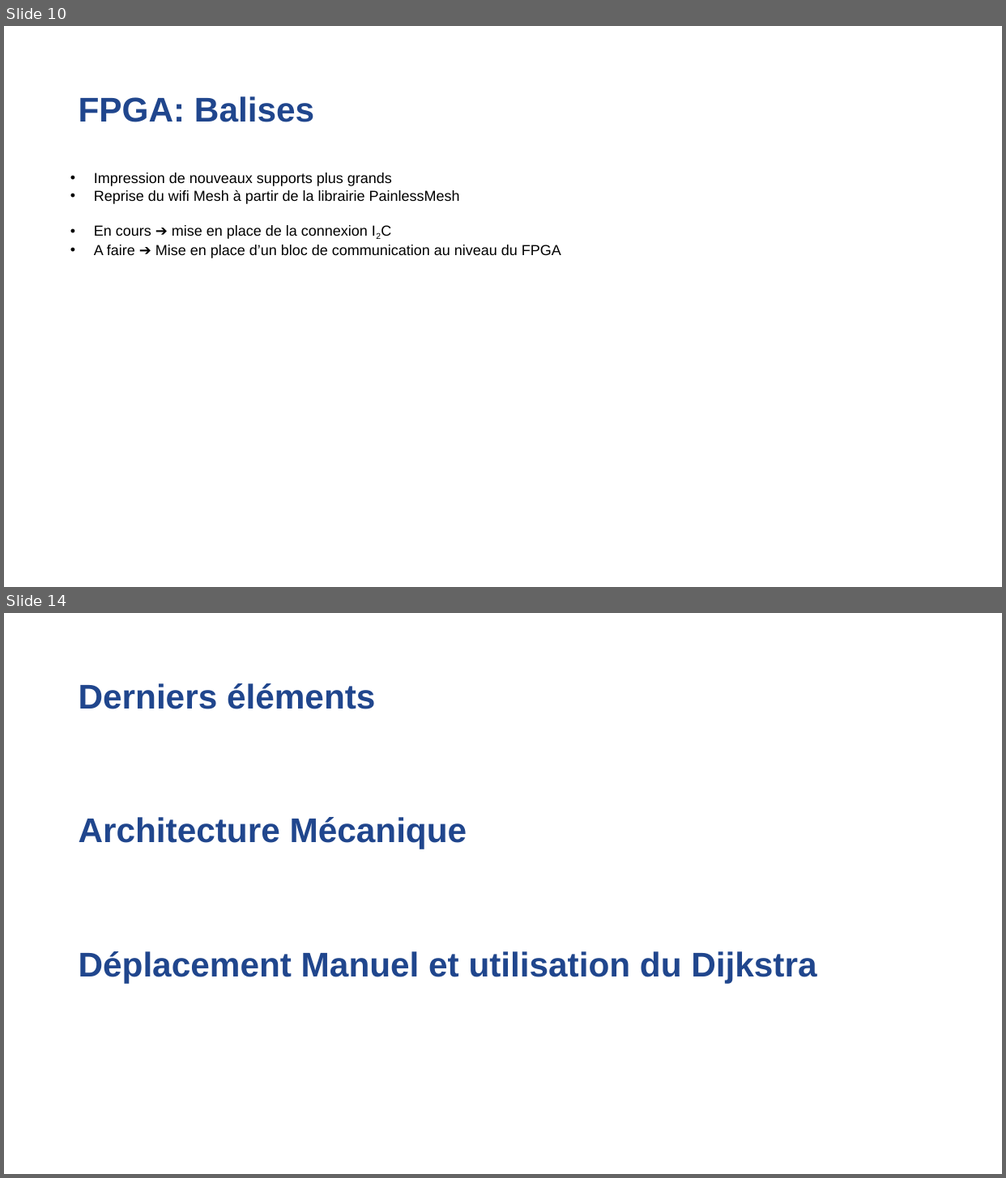
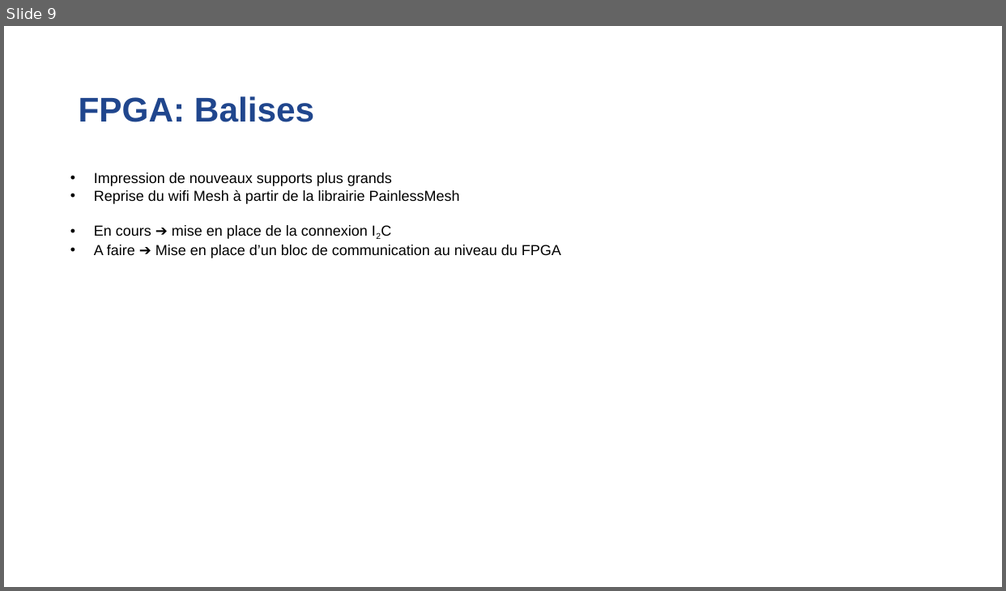
Before and after one commit to Laffargue-ElsysDesign/Robot_Surveillance_V3, a slide deck: GestionDeProjet/Reunions/Reunion_06_07_2022/Reunion_avancement_06_07_22.pptx. Shown one above the other, each under a label of ours: slides 10 and 14 before the commit, slide 9 after it; the slides between them are not shown. The pictures are 1006x1178 and 1006x591 pixels, drawn with LibreOffice and Linux fonts; fonts in the diff are those of the drawing; background and template pictures are left out. Boxes give left, top, right and bottom in pixels: in the first picture for what was removed or moved away, otherwise in the second. Text is boxed around its words. In the diff, an @@ line names an element or a change of style, - is before the commit and + after.

```diff
--- a/GestionDeProjet/Reunions/Reunion_06_07_2022/Reunion_avancement_06_07_22.pptx
+++ b/GestionDeProjet/Reunions/Reunion_06_07_2022/Reunion_avancement_06_07_22.pptx
@@ slide 14 removed at [4,613,1002,1174], background #FFFFFF @@
@@ title removed at [79,683,375,709] @@
-Derniers éléments
@@ text removed at [79,817,467,849] @@
-Architecture Mécanique
@@ text removed at [79,952,816,983] @@
-Déplacement Manuel et utilisation du Dijkstra
@@ what was slide 10 is now slide 9 @@
```
Also in this commit, not shown: 1 slide added, 5 other slides removed.
